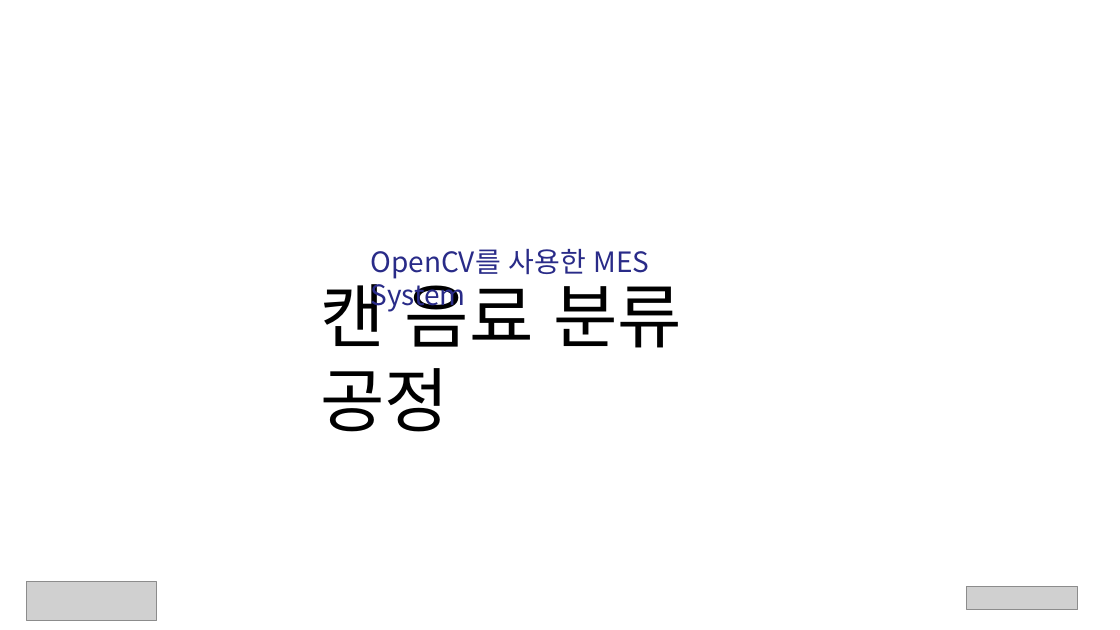
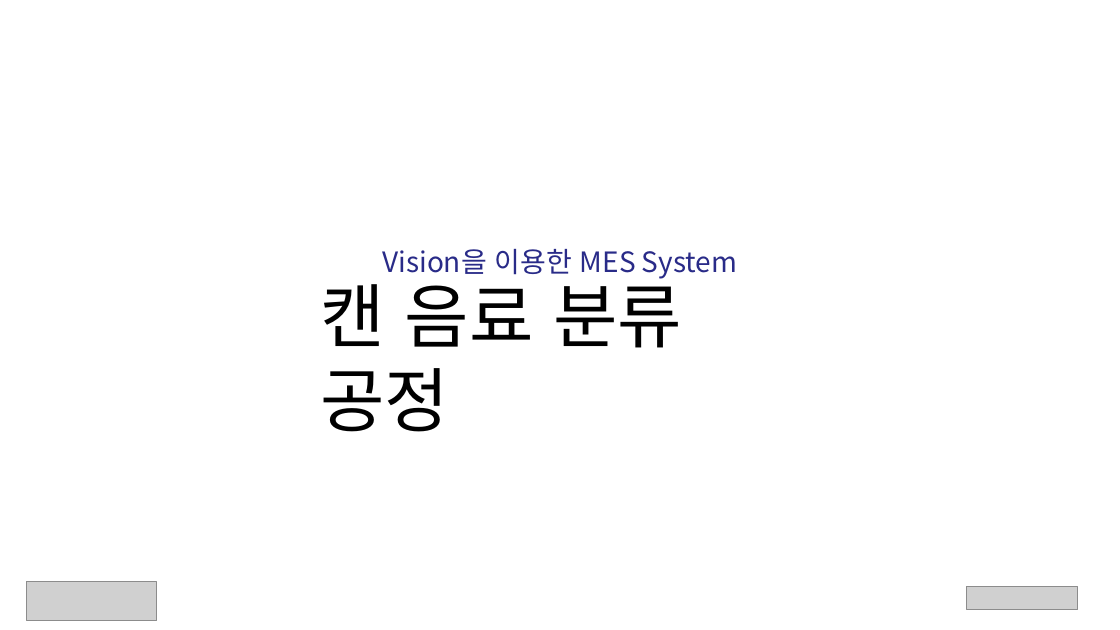
Before and after one commit to ANU-SmartFactory2021/ANU-SmartFactory2021, a slide deck: slide 1 of doc/02. 프로젝트 구현 자료/비전이동(2조)발표자료.pptx. Drawn at 1120x630 pixels with LibreOffice and Linux fonts; fonts in the diff are those of the drawing; grey boxes stand for pictures. Boxes give left, top, right and bottom in pixels: in the first picture for what was removed or moved away, otherwise in the second. Text is boxed around its words. In the diff, an @@ line names an element or a change of style, - is before the commit and + after.

```diff
--- a/doc/02. 프로젝트 구현 자료/비전이동(2조)발표자료.pptx
+++ b/doc/02. 프로젝트 구현 자료/비전이동(2조)발표자료.pptx
@@ text at bbox=[382, 249, 737, 279]: text changed @@
-OpenCV를 사용한 MES System
+Vision을 이용한 MES System
```
Also in this commit, not shown: 9 other slides changed, 2 other files.
